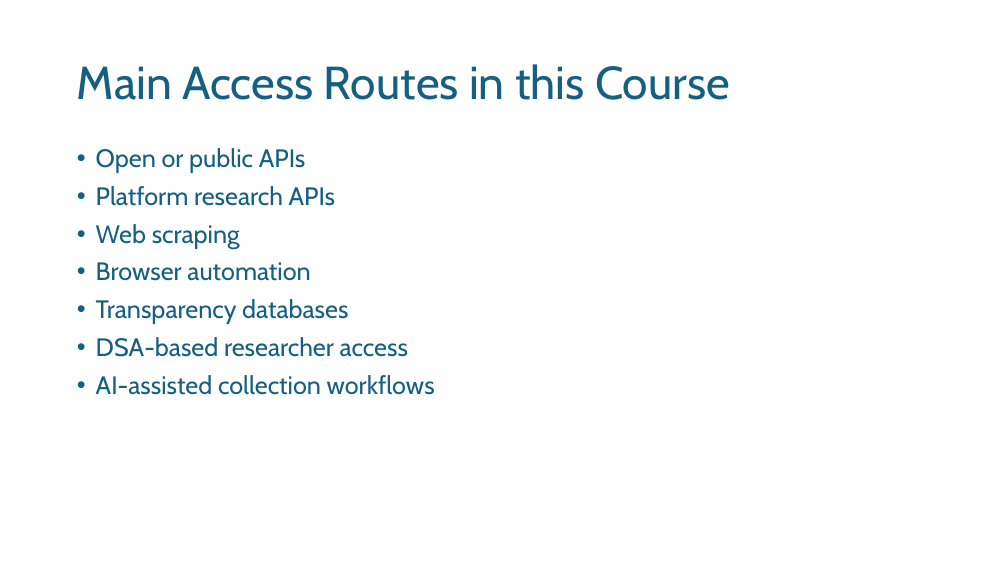
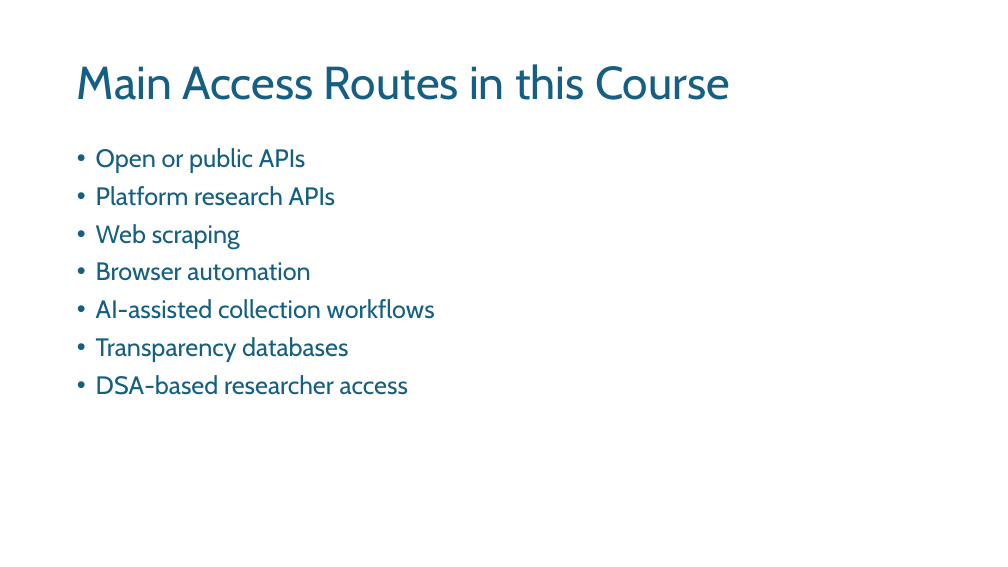
Before and after one commit to noellelebe/methodsNET_vlop-course-materials, a slide deck: slide 15 of slides/day1_intro.pptx. Drawn at 1008x567 pixels with LibreOffice and Linux fonts; fonts in the diff are those of the drawing; background and template pictures are left out. Boxes give left, top, right and bottom in pixels: in the first picture for what was removed or moved away, otherwise in the second. Text is boxed around its words. In the diff, an @@ line names an element or a change of style, - is before the commit and + after.

```diff
--- a/slides/day1_intro.pptx
+++ b/slides/day1_intro.pptx
@@ text at (96,299,435,319): paragraph added @@
+• AI-assisted collection workflows
@@ text at (96,375,435,395): paragraph removed @@
-• AI-assisted collection workflows
```
Also in this commit, not shown: 1 other slide changed, 1 slide removed.
